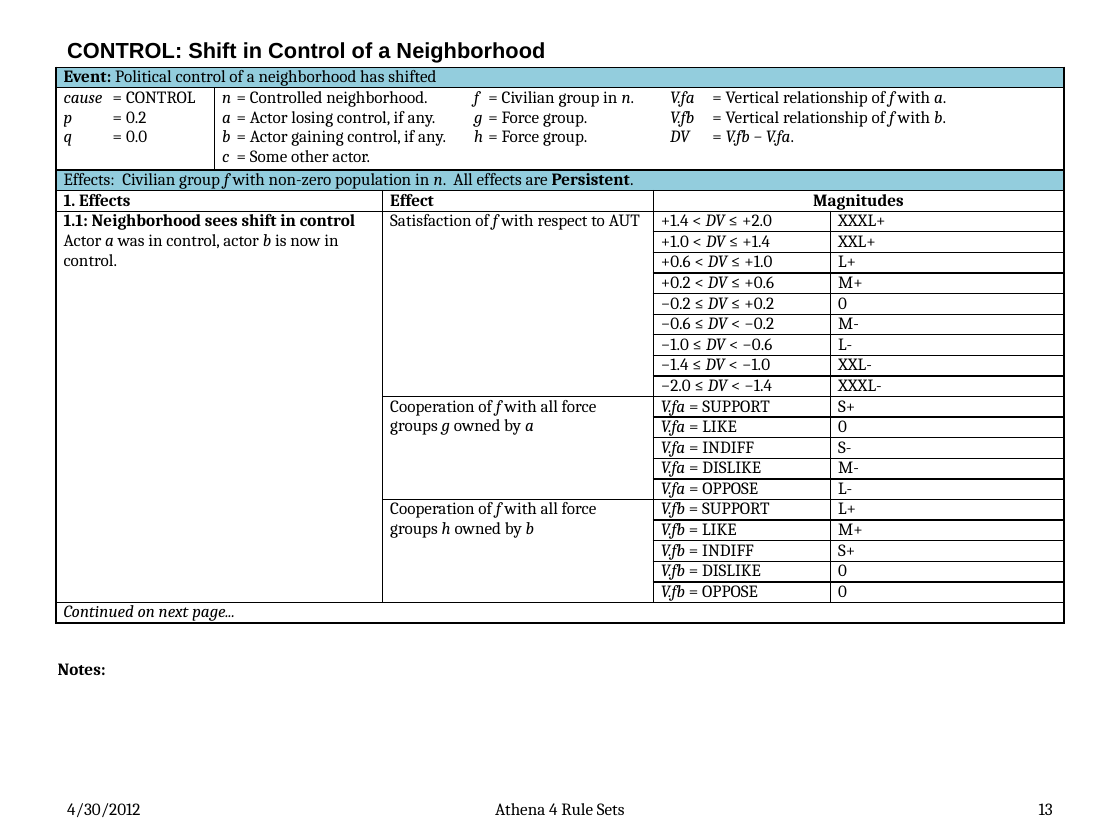
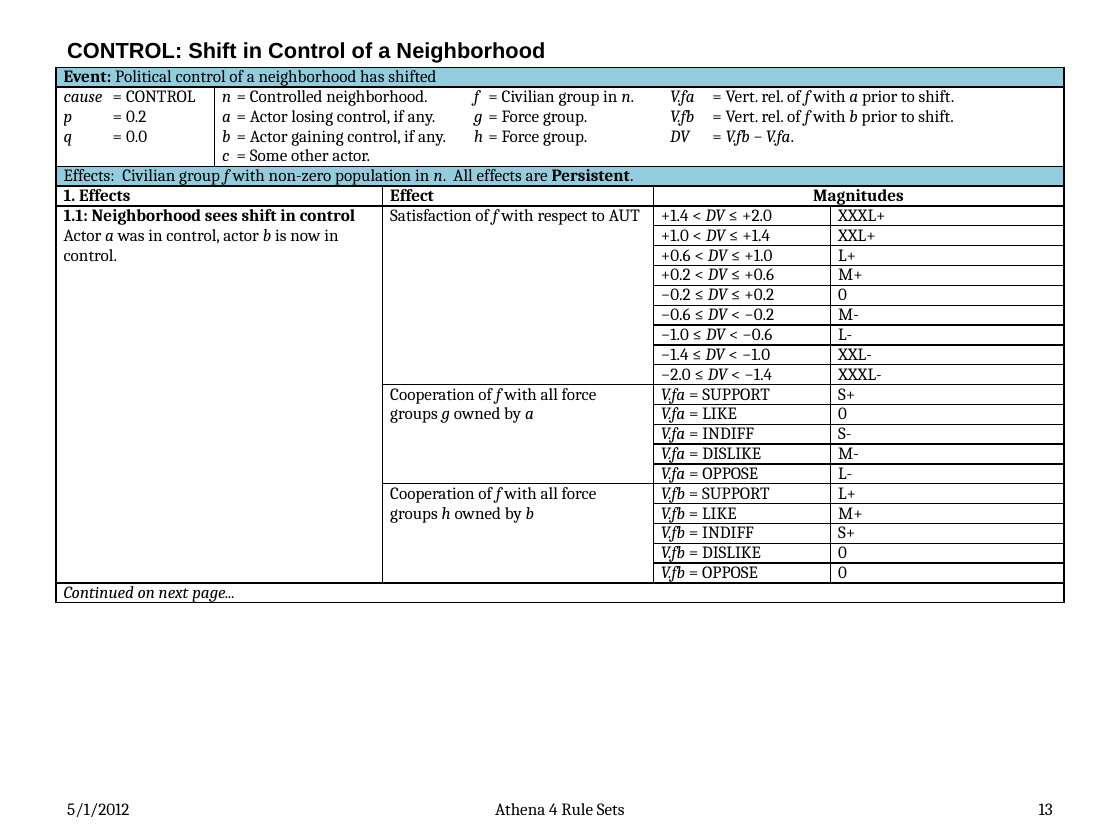
Before and after one commit to AthenaModel/athena-legacy, a slide deck: slide 13 of docs/dev/rules.pptx. Drawn at 1120x840 pixels with LibreOffice and Linux fonts; fonts in the diff are those of the drawing. Boxes give left, top, right and bottom in pixels: in the first picture for what was removed or moved away, otherwise in the second. Text is boxed around its words. In the diff, an @@ line names an element or a change of style, - is before the commit and + after.

Commit message:
Fixed Bug #{3421}
* Added the VREL effects to the CONTROL rule set in the Rules document.
* Removed the control shift VREL effects from the AAG.
* Added the CONTROL-2 rule subset to control_rules(sim).
* Removed the old ad-hoc rule set code from control_rules(sim).

```diff
--- a/docs/dev/rules.pptx
+++ b/docs/dev/rules.pptx
@@ table at [56, 67, 1064, 622] @@
-row 2, column 2: n = Controlled neighborhood. f = Civilian group in n. V.fa = Vertical relationship of f with a. / a = Actor losing control, if any. g = Force group. V.fb = Vertical relationship of f with b. / b = Actor gaining control, if any. h = Force group. DV = V.fb − V.fa. / c = Some other actor.
+row 2, column 2: n = Controlled neighborhood. f = Civilian group in n. V.fa = Vert. rel. of f with a prior to shift. / a = Actor losing control, if any. g = Force group. V.fb = Vert. rel. of f with b prior to shift. / b = Actor gaining control, if any. h = Force group. DV = V.fb − V.fa. / c = Some other actor.
@@ text removed at [58, 663, 106, 675] @@
-Notes:
@@ text at [67, 803, 129, 817]: text changed @@
-4/30/2012
+5/1/2012
```
Also in this commit, not shown: 76 other slides changed, 1 slide added, 9 other files.
